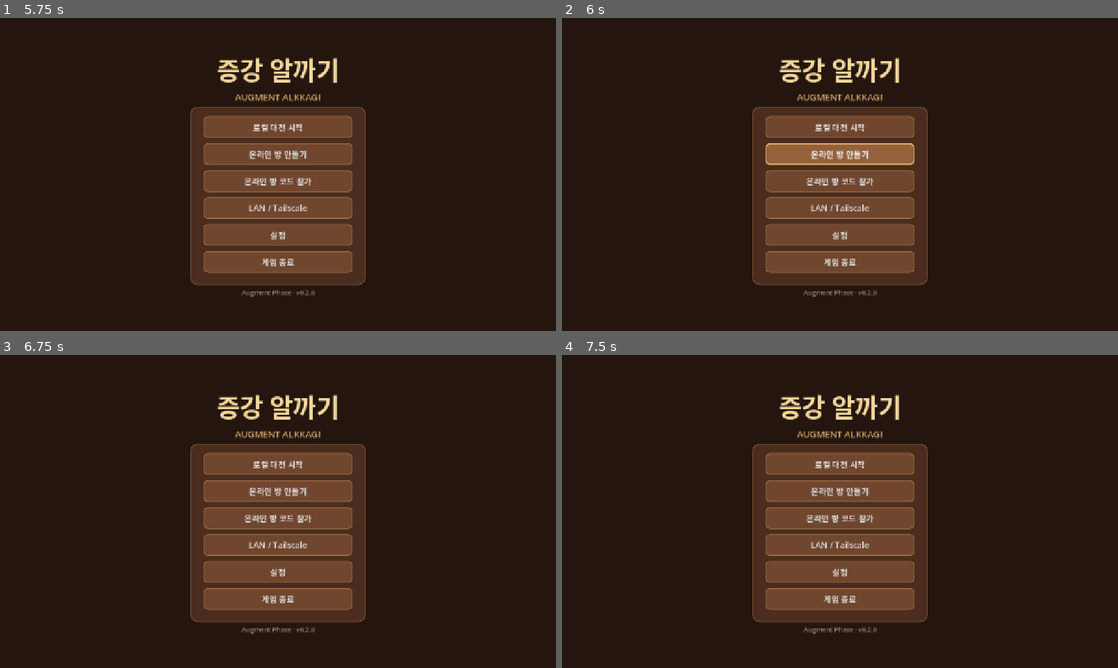
Above: before the commit, frames 1-4 (two rows, left to right).
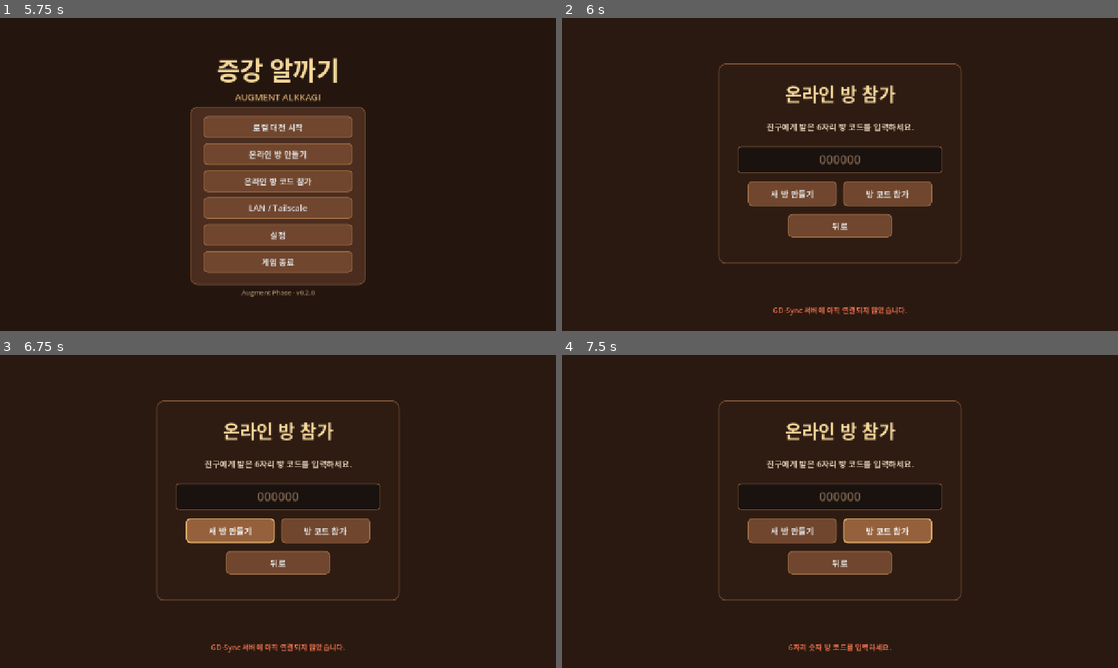
Above: after the commit, the same moments.

Repository: peeta0126/AugmentAlkkagi
Game: Godot game, scene res://scenes/main.tscn
Same seed, same stepped clock (60 frames per second), same inputs: the game is played once before the commit and once after it.
Inputs (mouse positions are in pixels of both pictures, inside the frame that each line leads up to):
- Up to frame 1 (5.75 s): click "로컬 대전 시작" at 0.5 s; click "뒤로" at 1.25 s; click "로컬 대전 시작" at 2 s; click "증강 선택 시작" at 2.75 s; click "선택" at 3.5 s; click "선택" at 4.25 s; click "메뉴" at 5 s
- Up to frame 2 (6 s): click "온라인 방 만들기" at 5.75 s
- Up to frame 3 (6.75 s): click (227, 530) at 6.5 s, where only the run after the commit has a clickable "새 방 만들기"
- Up to frame 4 (7.5 s): click (890, 530) at 7.25 s, where only the run after the commit has a clickable "방 코드 참가"

Frame 1 is identical in both runs. In frame 2, 18% of the frame differs, in the area x 28-72%, y 12-96%; in frame 3, 19%; in frame 4, 19%.

Commit message:
refactor(ui): extract online lobby into editable scene

Diff:
--- /dev/null
+++ b/scenes/ui/online_lobby.tscn
@@ -0,0 +1,378 @@
+[gd_scene load_steps=10 format=3]
+
+[ext_resource type="Script" uid="uid://beqavmvxtpn7v" path="res://scripts/ui/online_lobby.gd" id="1_script"]
+
+[sub_resource type="StyleBoxFlat" id="StyleBoxFlat_panel"]
+bg_color = Color(0.180392, 0.109804, 0.0745098, 0.98)
+border_width_left = 2
+border_width_top = 2
+border_width_right = 2
+border_width_bottom = 2
+border_color = Color(0.482353, 0.317647, 0.203922, 1)
+corner_radius_top_left = 16
+corner_radius_top_right = 16
+corner_radius_bottom_right = 16
+corner_radius_bottom_left = 16
+
+[sub_resource type="StyleBoxFlat" id="StyleBoxFlat_players"]
+bg_color = Color(0.105882, 0.0705882, 0.054902, 0.9)
+border_width_left = 1
+border_width_top = 1
+border_width_right = 1
+border_width_bottom = 1
+border_color = Color(0.356863, 0.25098, 0.180392, 1)
+corner_radius_top_left = 10
+corner_radius_top_right = 10
+corner_radius_bottom_right = 10
+corner_radius_bottom_left = 10
+
+[sub_resource type="StyleBoxFlat" id="StyleBoxFlat_button_normal"]
+bg_color = Color(0.439216, 0.27451, 0.180392, 1)
+border_width_left = 2
+border_width_top = 2
+border_width_right = 2
+border_width_bottom = 2
+border_color = Color(0.611765, 0.419608, 0.262745, 1)
+corner_radius_top_left = 10
+corner_radius_top_right = 10
+corner_radius_bottom_right = 10
+corner_radius_bottom_left = 10
+
+[sub_resource type="StyleBoxFlat" id="StyleBoxFlat_button_hover"]
+bg_color = Color(0.584314, 0.380392, 0.235294, 1)
+border_width_left = 3
+border_width_top = 3
+border_width_right = 3
+border_width_bottom = 3
+border_color = Color(0.878431, 0.678431, 0.407843, 1)
+corner_radius_top_left = 10
+corner_radius_top_right = 10
+corner_radius_bottom_right = 10
+corner_radius_bottom_left = 10
+
+[sub_resource type="StyleBoxFlat" id="StyleBoxFlat_button_pressed"]
+bg_color = Color(0.337255, 0.203922, 0.129412, 1)
+border_width_left = 2
+border_width_top = 2
+border_width_right = 2
+border_width_bottom = 2
+border_color = Color(0.945098, 0.772549, 0.498039, 1)
+corner_radius_top_left = 10
+corner_radius_top_right = 10
+corner_radius_bottom_right = 10
+corner_radius_bottom_left = 10
+
+[sub_resource type="StyleBoxFlat" id="StyleBoxFlat_button_disabled"]
+bg_color = Color(0.231373, 0.188235, 0.168627, 1)
+border_width_left = 1
+border_width_top = 1
+border_width_right = 1
+border_width_bottom = 1
+border_color = Color(0.341176, 0.294118, 0.270588, 1)
+corner_radius_top_left = 10
+corner_radius_top_right = 10
+corner_radius_bottom_right = 10
+corner_radius_bottom_left = 10
+
+[sub_resource type="StyleBoxEmpty" id="StyleBoxEmpty_focus"]
+
+[sub_resource type="StyleBoxFlat" id="StyleBoxFlat_input"]
+bg_color = Color(0.101961, 0.0705882, 0.054902, 1)
+border_width_left = 2
+border_width_top = 2
+border_width_right = 2
+border_width_bottom = 2
+border_color = Color(0.482353, 0.317647, 0.203922, 1)
+corner_radius_top_left = 8
+corner_radius_top_right = 8
+corner_radius_bottom_right = 8
+corner_radius_bottom_left = 8
+content_margin_left = 16.0
+content_margin_right = 16.0
+
+[node name="OnlineLobby" type="Control"]
+layout_mode = 3
+anchors_preset = 15
+anchor_right = 1.0
+anchor_bottom = 1.0
+grow_horizontal = 2
+grow_vertical = 2
+script = ExtResource("1_script")
+
+[node name="Background" type="ColorRect" parent="."]
+unique_name_in_owner = true
+layout_mode = 1
+anchors_preset = 15
+anchor_right = 1.0
+anchor_bottom = 1.0
+grow_horizontal = 2
+grow_vertical = 2
+mouse_filter = 2
+color = Color(0.160784, 0.0980392, 0.0666667, 1)
+
+[node name="SafeMargin" type="MarginContainer" parent="."]
+layout_mode = 1
+anchors_preset = 15
+anchor_right = 1.0
+anchor_bottom = 1.0
+grow_horizontal = 2
+grow_vertical = 2
+theme_override_constants/margin_left = 32
+theme_override_constants/margin_top = 32
+theme_override_constants/margin_right = 32
+theme_override_constants/margin_bottom = 82
+
+[node name="ScreenCenter" type="CenterContainer" parent="SafeMargin"]
+layout_mode = 2
+
+[node name="JoinPanel" type="PanelContainer" parent="SafeMargin/ScreenCenter"]
+unique_name_in_owner = true
+visible = false
+custom_minimum_size = Vector2(560, 460)
+layout_mode = 2
+theme_override_styles/panel = SubResource("StyleBoxFlat_panel")
+
+[node name="Margin" type="MarginContainer" parent="SafeMargin/ScreenCenter/JoinPanel"]
+layout_mode = 2
+theme_override_constants/margin_left = 42
+theme_override_constants/margin_top = 36
+theme_override_constants/margin_right = 42
+theme_override_constants/margin_bottom = 36
+
+[node name="Content" type="VBoxContainer" parent="SafeMargin/ScreenCenter/JoinPanel/Margin"]
+layout_mode = 2
+theme_override_constants/separation = 18
+
+[node name="JoinTitleLabel" type="Label" parent="SafeMargin/ScreenCenter/JoinPanel/Margin/Content"]
+unique_name_in_owner = true
+custom_minimum_size = Vector2(0, 62)
+layout_mode = 2
+theme_override_colors/font_color = Color(0.956863, 0.843137, 0.603922, 1)
+theme_override_font_sizes/font_size = 42
+text = "온라인 방 참가"
+horizontal_alignment = 1
+vertical_alignment = 1
+
+[node name="JoinGuideLabel" type="Label" parent="SafeMargin/ScreenCenter/JoinPanel/Margin/Content"]
+unique_name_in_owner = true
+custom_minimum_size = Vector2(0, 54)
+layout_mode = 2
+theme_override_colors/font_color = Color(0.854902, 0.780392, 0.682353, 1)
+theme_override_font_sizes/font_size = 19
+text = "친구에게 받은 6자리 방 코드를 입력하세요."
+horizontal_alignment = 1
+vertical_alignment = 1
+autowrap_mode = 2
+
+[node name="RoomCodeEdit" type="LineEdit" parent="SafeMargin/ScreenCenter/JoinPanel/Margin/Content"]
+unique_name_in_owner = true
+custom_minimum_size = Vector2(0, 62)
+layout_mode = 2
+theme_override_colors/font_color = Color(1, 1, 1, 1)
+theme_override_colors/font_placeholder_color = Color(0.658824, 0.533333, 0.411765, 0.7)
+theme_override_font_sizes/font_size = 28
+theme_override_styles/normal = SubResource("StyleBoxFlat_input")
+theme_override_styles/focus = SubResource("StyleBoxFlat_input")
+placeholder_text = "000000"
+max_length = 6
+alignment = 1
+
+[node name="JoinActions" type="HBoxContainer" parent="SafeMargin/ScreenCenter/JoinPanel/Margin/Content"]
+layout_mode = 2
+theme_override_constants/separation = 14
+alignment = 1
+
+[node name="CreateRoomButton" type="Button" parent="SafeMargin/ScreenCenter/JoinPanel/Margin/Content/JoinActions"]
+unique_name_in_owner = true
+custom_minimum_size = Vector2(205, 58)
+layout_mode = 2
+theme_override_font_sizes/font_size = 19
+theme_override_styles/normal = SubResource("StyleBoxFlat_button_normal")
+theme_override_styles/hover = SubResource("StyleBoxFlat_button_hover")
+theme_override_styles/pressed = SubResource("StyleBoxFlat_button_pressed")
+theme_override_styles/disabled = SubResource("StyleBoxFlat_button_disabled")
+theme_override_styles/focus = SubResource("StyleBoxEmpty_focus")
+text = "새 방 만들기"
+
+[node name="JoinRoomButton" type="Button" parent="SafeMargin/ScreenCenter/JoinPanel/Margin/Content/JoinActions"]
+unique_name_in_owner = true
+custom_minimum_size = Vector2(205, 58)
+layout_mode = 2
+theme_override_font_sizes/font_size = 19
+theme_override_styles/normal = SubResource("StyleBoxFlat_button_normal")
+theme_override_styles/hover = SubResource("StyleBoxFlat_button_hover")
+theme_override_styles/pressed = SubResource("StyleBoxFlat_button_pressed")
+theme_override_styles/disabled = SubResource("StyleBoxFlat_button_disabled")
+theme_override_styles/focus = SubResource("StyleBoxEmpty_focus")
+text = "방 코드 참가"
+
+[node name="JoinBackButton" type="Button" parent="SafeMargin/ScreenCenter/JoinPanel/Margin/Content"]
+unique_name_in_owner = true
+custom_minimum_size = Vector2(240, 54)
+layout_mode = 2
+size_flags_horizontal = 4
+theme_override_font_sizes/font_size = 19
+theme_override_styles/normal = SubResource("StyleBoxFlat_button_normal")
+theme_override_styles/hover = SubResource("StyleBoxFlat_button_hover")
+theme_override_styles/pressed = SubResource("StyleBoxFlat_button_pressed")
+theme_override_styles/disabled = SubResource("StyleBoxFlat_button_disabled")
+theme_override_styles/focus = SubResource("StyleBoxEmpty_focus")
+text = "뒤로"
+
+[node name="LobbyPanel" type="PanelContainer" parent="SafeMargin/ScreenCenter"]
+unique_name_in_owner = true
+custom_minimum_size = Vector2(680, 555)
+layout_mode = 2
+theme_override_styles/panel = SubResource("StyleBoxFlat_panel")
+
+[node name="Margin" type="MarginContainer" parent="SafeMargin/ScreenCenter/LobbyPanel"]
+layout_mode = 2
+theme_override_constants/margin_left = 44
+theme_override_constants/margin_top = 24
+theme_override_constants/margin_right = 44
+theme_override_constants/margin_bottom = 24
+
+[node name="Content" type="VBoxContainer" parent="SafeMargin/ScreenCenter/LobbyPanel/Margin"]
+layout_mode = 2
+theme_override_constants/separation = 10
+
+[node name="LobbyTitleLabel" type="Label" parent="SafeMargin/ScreenCenter/LobbyPanel/Margin/Content"]
+unique_name_in_owner = true
+custom_minimum_size = Vector2(0, 54)
+layout_mode = 2
+theme_override_colors/font_color = Color(0.956863, 0.843137, 0.603922, 1)
+theme_override_font_sizes/font_size = 40
+text = "온라인 대전 로비"
+horizontal_alignment = 1
+vertical_alignment = 1
+
+[node name="RoomCodeLabel" type="Label" parent="SafeMargin/ScreenCenter/LobbyPanel/Margin/Content"]
+unique_name_in_owner = true
+custom_minimum_size = Vector2(0, 42)
+layout_mode = 2
+theme_override_colors/font_color = Color(1, 0.756863, 0.364706, 1)
+theme_override_font_sizes/font_size = 25
+text = "방 코드  123456"
+horizontal_alignment = 1
+vertical_alignment = 1
+
+[node name="RoleLabel" type="Label" parent="SafeMargin/ScreenCenter/LobbyPanel/Margin/Content"]
+unique_name_in_owner = true
+custom_minimum_size = Vector2(0, 34)
+layout_mode = 2
+theme_override_colors/font_color = Color(1, 0.298039, 0.25098, 1)
+theme_override_font_sizes/font_size = 22
+text = "방장 · 흑돌"
+horizontal_alignment = 1
+vertical_alignment = 1
+
+[node name="ParticipantsPanel" type="PanelContainer" parent="SafeMargin/ScreenCenter/LobbyPanel/Margin/Content"]
+custom_minimum_size = Vector2(0, 100)
+layout_mode = 2
+theme_override_styles/panel = SubResource("StyleBoxFlat_players")
+
+[node name="PlayersLabel" type="Label" parent="SafeMargin/ScreenCenter/LobbyPanel/Margin/Content/ParticipantsPanel"]
+unique_name_in_owner = true
+layout_mode = 2
+theme_override_colors/font_color = Color(0.933333, 0.890196, 0.811765, 1)
+theme_override_font_sizes/font_size = 20
+text = "방장  · 흑돌 · 준비\n참가자 · 백돌 · 접속 대기"
+horizontal_alignment = 1
+vertical_alignment = 1
+
+[node name="PieceSettings" type="HBoxContainer" parent="SafeMargin/ScreenCenter/LobbyPanel/Margin/Content"]
+unique_name_in_owner = true
+custom_minimum_size = Vector2(0, 52)
+layout_mode = 2
+theme_override_constants/separation = 15
+alignment = 1
+
+[node name="DecreasePieceButton" type="Button" parent="SafeMargin/ScreenCenter/LobbyPanel/Margin/Content/PieceSettings"]
+unique_name_in_owner = true
+custom_minimum_size = Vector2(62, 48)
+layout_mode = 2
+theme_override_font_sizes/font_size = 19
+theme_override_styles/normal = SubResource("StyleBoxFlat_button_normal")
+theme_override_styles/hover = SubResource("StyleBoxFlat_button_hover")
+theme_override_styles/pressed = SubResource("StyleBoxFlat_button_pressed")
+theme_override_styles/disabled = SubResource("StyleBoxFlat_button_disabled")
+theme_override_styles/focus = SubResource("StyleBoxEmpty_focus")
+text = "◀"
+
+[node name="PieceCountLabel" type="Label" parent="SafeMargin/ScreenCenter/LobbyPanel/Margin/Content/PieceSettings"]
+unique_name_in_owner = true
+custom_minimum_size = Vector2(220, 48)
+layout_mode = 2
+theme_override_colors/font_color = Color(1, 1, 1, 1)
+theme_override_font_sizes/font_size = 22
+text = "시작 바둑알 5개"
+horizontal_alignment = 1
+vertical_alignment = 1
+
+[node name="IncreasePieceButton" type="Button" parent="SafeMargin/ScreenCenter/LobbyPanel/Margin/Content/PieceSettings"]
+unique_name_in_owner = true
+custom_minimum_size = Vector2(62, 48)
+layout_mode = 2
+theme_override_font_sizes/font_size = 19
+theme_override_styles/normal = SubResource("StyleBoxFlat_button_normal")
+theme_override_styles/hover = SubResource("StyleBoxFlat_button_hover")
+theme_override_styles/pressed = SubResource("StyleBoxFlat_button_pressed")
+theme_override_styles/disabled = SubResource("StyleBoxFlat_button_disabled")
+theme_override_styles/focus = SubResource("StyleBoxEmpty_focus")
+text = "▶"
+
+[node name="LobbyActions" type="HBoxContainer" parent="SafeMargin/ScreenCenter/LobbyPanel/Margin/Content"]
+layout_mode = 2
+theme_override_constants/separation = 20
+alignment = 1
+
+[node name="ReadyButton" type="CheckButton" parent="SafeMargin/ScreenCenter/LobbyPanel/Margin/Content/LobbyActions"]
+unique_name_in_owner = true
+custom_minimum_size = Vector2(160, 54)
+layout_mode = 2
+theme_override_font_sizes/font_size = 21
+text = "준비"
+
+[node name="StartButton" type="Button" parent="SafeMargin/ScreenCenter/LobbyPanel/Margin/Content/LobbyActions"]
+unique_name_in_owner = true
+custom_minimum_size = Vector2(210, 54)
+layout_mode = 2
+theme_override_font_sizes/font_size = 19
+theme_override_styles/normal = SubResource("StyleBoxFlat_button_normal")
+theme_override_styles/hover = SubResource("StyleBoxFlat_button_hover")
+theme_override_styles/pressed = SubResource("StyleBoxFlat_button_pressed")
+theme_override_styles/disabled = SubResource("StyleBoxFlat_button_disabled")
+theme_override_styles/focus = SubResource("StyleBoxEmpty_focus")
+text = "게임 시작"
+
+[node name="LeaveButton" type="Button" parent="SafeMargin/ScreenCenter/LobbyPanel/Margin/Content"]
+unique_name_in_owner = true
+custom_minimum_size = Vector2(240, 54)
+layout_mode = 2
+size_flags_horizontal = 4
+theme_override_font_sizes/font_size = 19
+theme_override_styles/normal = SubResource("StyleBoxFlat_button_normal")
+theme_override_styles/hover = SubResource("StyleBoxFlat_button_hover")
+theme_override_styles/pressed = SubResource("StyleBoxFlat_button_pressed")
+theme_override_styles/disabled = SubResource("StyleBoxFlat_button_disabled")
+theme_override_styles/focus = SubResource("StyleBoxEmpty_focus")
+text = "방 나가기"
+
+[node name="StatusLabel" type="Label" parent="."]
+unique_name_in_owner = true
+layout_mode = 1
+anchors_preset = 12
+anchor_right = 1.0
+anchor_bottom = 1.0
+offset_left = 220.0
+offset_top = -68.0
+offset_right = -220.0
+offset_bottom = -28.0
+grow_horizontal = 2
+grow_vertical = 0
+theme_override_colors/font_color = Color(0.913725, 0.788235, 0.603922, 1)
+theme_override_font_sizes/font_size = 17
+text = "GD-Sync 온라인 · 최대 2명"
+horizontal_alignment = 1
+vertical_alignment = 1
+autowrap_mode = 2
--- a/scripts/core/game_manager.gd
+++ b/scripts/core/game_manager.gd
@@ -9,6 +9,7 @@
 const NetworkManagerScript := preload("res://scripts/network/network_manager.gd")
 const AugmentSelectionScene := preload("res://scenes/ui/augment_selection.tscn")
 const MainMenuScene := preload("res://scenes/ui/main_menu.tscn")
+const OnlineLobbyScene := preload("res://scenes/ui/online_lobby.tscn")
 
 var state_machine: GameStateMachine
 var augment_manager: AugmentManager
@@ -208,6 +209,12 @@
 	AudioServer.set_bus_volume_db(0, linear_to_db(maxf(value / 100.0, 0.0001)))
 
 func _create_online_room() -> void:
+	if not screen_root is OnlineLobby:
+		state_machine.transition(GameStateMachine.State.JOIN_ROOM)
+		var lobby := _create_online_lobby_scene()
+		set_screen(lobby)
+		lobby.show_join()
+		network_status_label = lobby.status_label
 	var error: Error = network_manager.create_online_room()
 	if error == OK:
 		online_mode = true
@@ -217,41 +224,10 @@
 
 func _show_online_join_room() -> void:
 	state_machine.transition(GameStateMachine.State.JOIN_ROOM)
-	set_screen(_panel_root())
-	_add_background(screen_root)
-	var title := _label("온라인 방 참가", 42, Color("f4d79a"))
-	title.horizontal_alignment = HORIZONTAL_ALIGNMENT_CENTER
-	title.position = Vector2(390, 100)
-	title.size = Vector2(500, 60)
-	screen_root.add_child(title)
-	var guide := _label("친구에게 받은 6자리 방 코드를 입력하세요.", 19, Color("dac7ae"))
-	guide.horizontal_alignment = HORIZONTAL_ALIGNMENT_CENTER
-	guide.position = Vector2(300, 180)
-	guide.size = Vector2(680, 35)
-	screen_root.add_child(guide)
-	var code := LineEdit.new()
-	code.name = "RoomCode"
-	code.placeholder_text = "000000"
-	code.max_length = 6
-	code.alignment = HORIZONTAL_ALIGNMENT_CENTER
-	code.position = Vector2(490, 250)
-	code.size = Vector2(300, 58)
-	code.add_theme_font_size_override("font_size", 28)
-	screen_root.add_child(code)
-	network_status_label = _label("", 17, Color("e9c99a"))
-	network_status_label.horizontal_alignment = HORIZONTAL_ALIGNMENT_CENTER
-	network_status_label.position = Vector2(300, 330)
-	network_status_label.size = Vector2(680, 60)
-	network_status_label.autowrap_mode = TextServer.AUTOWRAP_WORD_SMART
-	screen_root.add_child(network_status_label)
-	var join := _button("참가", func(): _join_online_code(code.text))
-	join.position = Vector2(490, 420)
-	join.size = Vector2(300, 60)
-	screen_root.add_child(join)
-	var back := _button("뒤로", show_main_menu)
-	back.position = Vector2(520, 505)
-	back.size = Vector2(240, 54)
-	screen_root.add_child(back)
+	var lobby := _create_online_lobby_scene()
+	set_screen(lobby)
+	lobby.show_join()
+	network_status_label = lobby.status_label
 
 func _join_online_code(code: String) -> void:
 	var error: Error = network_manager.join_online_room(code)
@@ -349,10 +325,33 @@
 
 func _show_network_lobby() -> void:
 	state_machine.transition(GameStateMachine.State.LOBBY)
+	if network_manager.is_gdsync_mode():
+		_show_gdsync_lobby()
+		return
+	_show_lan_network_lobby()
+
+func _create_online_lobby_scene() -> OnlineLobby:
+	var lobby := OnlineLobbyScene.instantiate() as OnlineLobby
+	lobby.room_create_requested.connect(_create_online_room)
+	lobby.room_join_requested.connect(_join_online_code)
+	lobby.ready_changed.connect(func(value: bool): network_manager.set_ready(value))
+	lobby.game_start_requested.connect(func(): network_manager.start_match())
+	lobby.piece_count_change_requested.connect(func(delta: int): network_manager.set_piece_count(int(network_manager.get("piece_count")) + delta))
+	lobby.leave_requested.connect(show_main_menu)
+	return lobby
+
+func _show_gdsync_lobby() -> void:
+	var lobby := _create_online_lobby_scene()
+	set_screen(lobby)
+	var role := "방장 · 흑돌" if online_is_host else "참가자 · 백돌"
+	lobby.show_lobby(network_manager.get_room_code(), online_is_host, role, AlkkagiPiece.OWNER_COLORS[local_player_id])
+	network_status_label = lobby.status_label
+	_refresh_network_lobby()
+
+func _show_lan_network_lobby() -> void:
 	set_screen(_panel_root())
 	_add_background(screen_root)
-	var room_suffix := " · 방 코드 %s" % network_manager.get_room_code() if network_manager.is_gdsync_mode() else ""
-	var title := _label("네트워크 대전 로비%s" % room_suffix, 40, Color("f4d79a"))
+	var title := _label("네트워크 대전 로비", 40, Color("f4d79a"))
 	title.horizontal_alignment = HORIZONTAL_ALIGNMENT_CENTER
 	title.position = Vector2(360, 45)
 	title.size = Vector2(560, 60)
@@ -404,8 +403,7 @@
 	start.size = Vector2(210, 54)
 	start.visible = online_is_host
 	screen_root.add_child(start)
-	var transport_text := "GD-Sync 온라인 · 최대 2명" if network_manager.is_gdsync_mode() else "UDP 7777 · 최대 2명"
-	network_status_label = _label(transport_text, 16, Color("c6aa85"))
+	network_status_label = _label("UDP 7777 · 최대 2명", 16, Color("c6aa85"))
 	network_status_label.horizontal_alignment = HORIZONTAL_ALIGNMENT_CENTER
 	network_status_label.position = Vector2(340, 480)
 	network_status_label.size = Vector2(600, 55)
@@ -418,6 +416,16 @@
 
 func _refresh_network_lobby() -> void:
 	if state_machine.current != GameStateMachine.State.LOBBY or screen_root == null:
+		return
+	if screen_root is OnlineLobby:
+		var online_lobby := screen_root as OnlineLobby
+		online_lobby.update_lobby(
+			network_manager.get("ready_state"),
+			network_manager.get("connected_players"),
+			int(network_manager.get("piece_count")),
+			local_player_id,
+			network_manager.can_start()
+		)
 		return
 	var players := screen_root.find_child("LobbyPlayers", true, false) as Label
 	if players:
@@ -449,6 +457,9 @@
 		_refresh_network_lobby()
 
 func _on_network_message(text: String, is_error: bool) -> void:
+	if screen_root is OnlineLobby:
+		(screen_root as OnlineLobby).update_status(text, is_error)
+		return
 	if network_status_label and is_instance_valid(network_status_label):
 		network_status_label.text = text
 		network_status_label.modulate = Color("ff8d7b") if is_error else Color("e9c99a")
--- /dev/null
+++ b/scripts/ui/online_lobby.gd
@@ -0,0 +1,81 @@
+class_name OnlineLobby
+extends Control
+
+signal room_create_requested
+signal room_join_requested(room_code: String)
+signal ready_changed(is_ready: bool)
+signal game_start_requested
+signal piece_count_change_requested(delta: int)
+signal leave_requested
+
+@onready var join_panel: PanelContainer = %JoinPanel
+@onready var lobby_panel: PanelContainer = %LobbyPanel
+@onready var room_code_edit: LineEdit = %RoomCodeEdit
+@onready var room_code_label: Label = %RoomCodeLabel
+@onready var role_label: Label = %RoleLabel
+@onready var players_label: Label = %PlayersLabel
+@onready var piece_count_label: Label = %PieceCountLabel
+@onready var decrease_piece_button: Button = %DecreasePieceButton
+@onready var increase_piece_button: Button = %IncreasePieceButton
+@onready var ready_button: CheckButton = %ReadyButton
+@onready var start_button: Button = %StartButton
+@onready var status_label: Label = %StatusLabel
+
+
+func _ready() -> void:
+	%CreateRoomButton.pressed.connect(func(): room_create_requested.emit())
+	%JoinRoomButton.pressed.connect(_on_join_room_pressed)
+	%JoinBackButton.pressed.connect(func(): leave_requested.emit())
+	decrease_piece_button.pressed.connect(func(): piece_count_change_requested.emit(-1))
+	increase_piece_button.pressed.connect(func(): piece_count_change_requested.emit(1))
+	ready_button.toggled.connect(func(value: bool): ready_changed.emit(value))
+	start_button.pressed.connect(func(): game_start_requested.emit())
+	%LeaveButton.pressed.connect(func(): leave_requested.emit())
+
+
+func show_join() -> void:
+	join_panel.visible = true
+	lobby_panel.visible = false
+	room_code_edit.text = ""
+	room_code_edit.grab_focus()
+	update_status("", false)
+
+
+func show_lobby(room_code: String, is_host: bool, role_text: String, role_color: Color) -> void:
+	join_panel.visible = false
+	lobby_panel.visible = true
+	room_code_label.text = "방 코드  %s" % room_code
+	role_label.text = role_text
+	role_label.add_theme_color_override("font_color", role_color)
+	decrease_piece_button.disabled = not is_host
+	increase_piece_button.disabled = not is_host
+	start_button.visible = is_host
+	update_status("GD-Sync 온라인 · 최대 2명", false)
+
+
+func update_lobby(
+	ready_state: Dictionary,
+	connected_state: Dictionary,
+	piece_count: int,
+	local_player_id: int,
+	can_start: bool
+) -> void:
+	var guest_status := "준비" if bool(ready_state.get(2, false)) else "대기"
+	if not bool(connected_state.get(2, false)):
+		guest_status = "접속 대기"
+	players_label.text = "방장  · 흑돌 · %s\n참가자 · 백돌 · %s" % [
+		"준비" if bool(ready_state.get(1, false)) else "대기",
+		guest_status,
+	]
+	piece_count_label.text = "시작 바둑알 %d개" % piece_count
+	ready_button.set_pressed_no_signal(bool(ready_state.get(local_player_id, false)))
+	start_button.disabled = not can_start
+
+
+func update_status(message: String, is_error: bool) -> void:
+	status_label.text = message
+	status_label.modulate = Color("ff8d7b") if is_error else Color("e9c99a")
+
+
+func _on_join_room_pressed() -> void:
+	room_join_requested.emit(room_code_edit.text)
Not shown, added: scripts/ui/online_lobby.gd.uid
